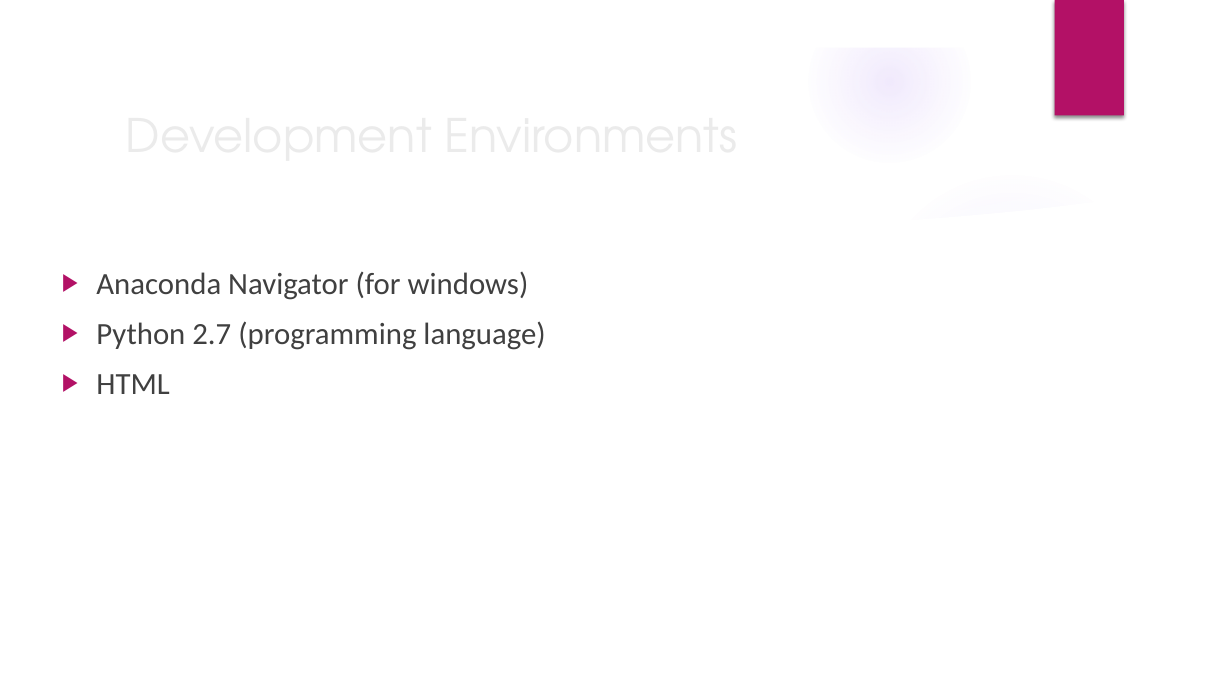
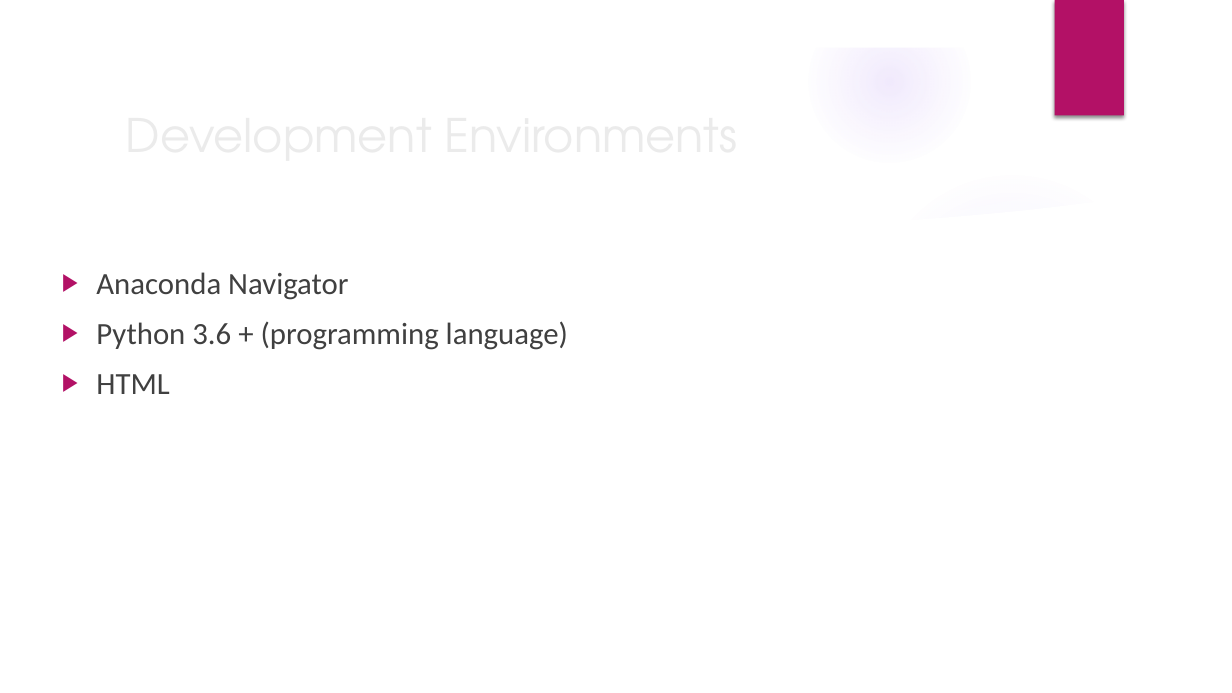
Before and after one commit to shahnazkintani/SoftwareEngineering_pjt, a slide deck: slide 6 of Pjt_docs/Map Analysis Project.pptx. Drawn at 1232x693 pixels with LibreOffice and Linux fonts; fonts in the diff are those of the drawing; background and template pictures are left out. Boxes give left, top, right and bottom in pixels: in the first picture for what was removed or moved away, otherwise in the second. Text is boxed around its words. In the diff, an @@ line names an element or a change of style, - is before the commit and + after.

```diff
--- a/Pjt_docs/Map Analysis Project.pptx
+++ b/Pjt_docs/Map Analysis Project.pptx
@@ text at <box>96,272,568,350</box>: text changed @@
-▶ Anaconda Navigator (for windows)
-▶ Python 2.7 (programming language)
+▶ Anaconda Navigator
+▶ Python 3.6 + (programming language)
```
